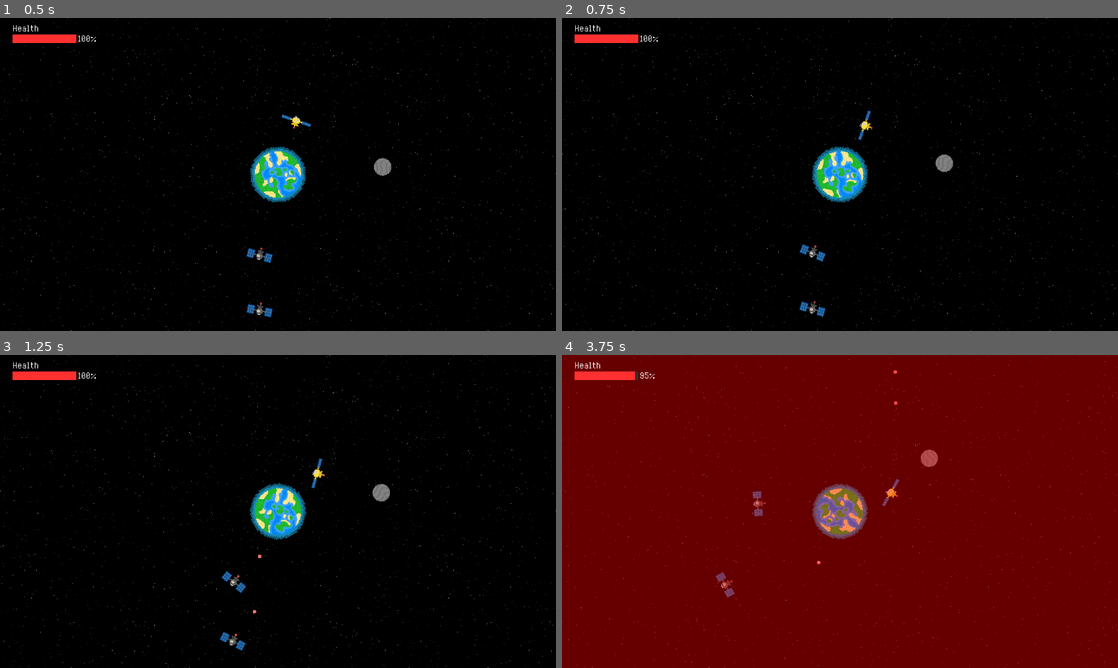
Above: before the commit, frames 1-4 (two rows, left to right).
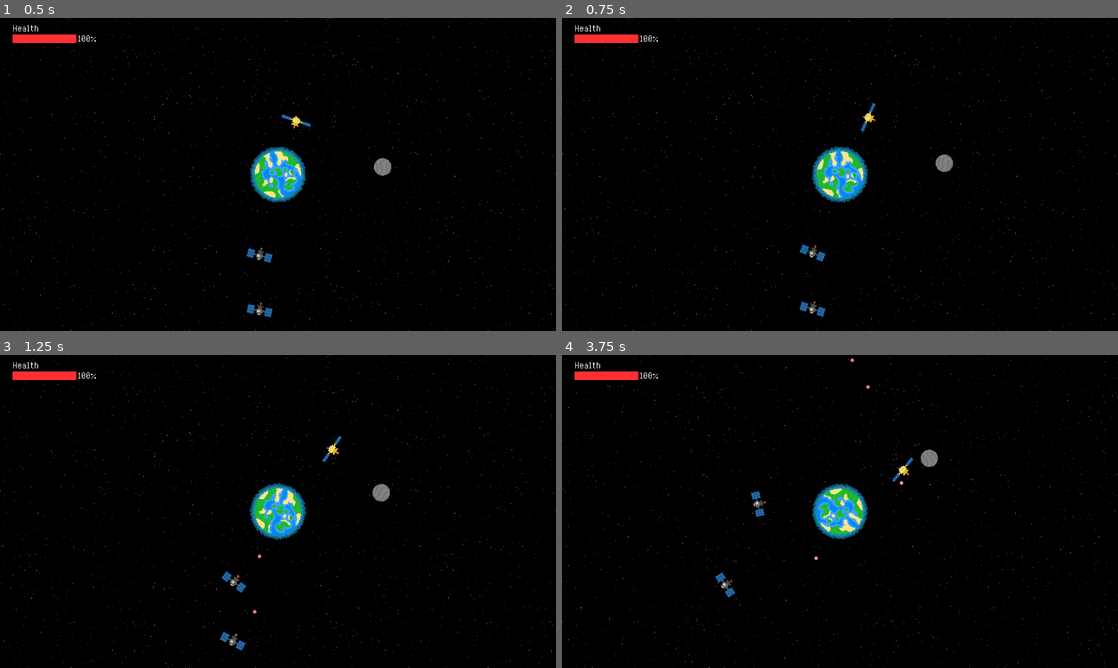
Above: after the commit, the same moments.

Repository: Birb-Games/gmtk-2025
Game: Godot game, scene res://scenes/main.tscn
The game is run twice, just before and just after one commit, with the same random seed, the same clock (stepped at 60 frames per second) and the same inputs.
Inputs (mouse positions are in pixels of both pictures, inside the frame that each line leads up to):
- Up to frame 1 (0.5 s): no input
- Up to frame 2 (0.75 s): move the mouse to (962, 158) at 0.52 s; hold Right (right) from 0.53 s (still down); hold Q (away_from_planet, bound only after the commit) from 0.53 s (still down)
- Up to frame 3 (1.25 s): keep holding Right (right); keep holding Q (away_from_planet, bound only after the commit); tap E (towards_planet, bound only after the commit) at 0.8 s
- Up to frame 4 (3.75 s): move the mouse to (728, 527) at 1.27 s; release Right (right) at 1.28 s; release Q (away_from_planet, bound only after the commit) at 1.28 s; hold Down (down) 1.28-2.03 s; tap E (towards_planet, bound only after the commit) at 1.35, 2.3 s; tap Q (away_from_planet, bound only after the commit) at 1.55, 3.05 s; move the mouse to (895, 442) at 2.02 s; press the mouse at (895, 442) at 2.03 s; hold Right (right) 2.03-2.78 s; move the mouse to (812, 574) at 2.77 s; release the mouse at (812, 574) at 2.78 s; hold Up (up) 2.78-3.53 s; tap Mouse wheel up (zoom_camera_in) at 2.85 s; move the mouse to (1006, 558) at 3.52 s; hold A (left) from 3.53 s (still down); hold E (towards_planet, bound only after the commit) from 3.53 s (still down); tap Mouse wheel down (zoom_camera_out) at 3.6 s

Frame 1 is identical in both runs. In frame 2, 0.1% of the frame differs, in the area x 43-57%, y 26-96%; in frame 3, 0.2%; in frame 4, 100%, in the area x 0-100%, y 0-100%.

Commit message:
Separated movement away from and towards planet

Diff:
--- a/project.godot
+++ b/project.godot
@@ -61,6 +61,16 @@
 , Object(InputEventKey,"resource_local_to_scene":false,"resource_name":"","device":-1,"window_id":0,"alt_pressed":false …(183 unchanged characters)…
 ]
 }
+towards_planet={
+"deadzone": 0.2,
+"events": [Object(InputEventKey,"resource_local_to_scene":false,"resource_name":"","device":-1,"window_id":0,"alt_pressed":false,"shift_pressed":false,"ctrl_pressed":false,"meta_pressed":false,"pressed":false,"keycode":0,"physical_keycode":69,"key_label":0,"unicode":101,"location":0,"echo":false,"script":null)
+]
+}
+away_from_planet={
+"deadzone": 0.2,
+"events": [Object(InputEventKey,"resource_local_to_scene":false,"resource_name":"","device":-1,"window_id":0,"alt_pressed":false,"shift_pressed":false,"ctrl_pressed":false,"meta_pressed":false,"pressed":false,"keycode":0,"physical_keycode":81,"key_label":0,"unicode":113,"location":0,"echo":false,"script":null)
+]
+}
 
 [physics]
 
--- a/scripts/player_satellite.gd
+++ b/scripts/player_satellite.gd
@@ -31,7 +31,6 @@
 	var desired_movement_vector: Vector2 = Vector2(Input.get_action_strength("right") - Input.get_action_strength("left"),
 		Input.get_action_strength("down") - Input.get_action_strength("up")).normalized()
 	if desired_movement_vector.length() == 0.0:
-		print(round(movement_angle.get_degrees()))
 		return
 	var desired_movement_angle: Angle = Angle.from_radians(-desired_movement_vector.angle())
 
@@ -39,15 +38,12 @@
 			orbital_speed *= -1.0
 			reverse_timer = REVERSE_COOLDOWN
 
-	print(round(movement_angle.get_degrees()), " - ", round(desired_movement_angle.get_degrees()), " = ", round((movement_angle.minus(desired_movement_angle).get_degrees())))
-
-
 func move(delta: float) -> void:
 	var dist = position.length()
-	# if Input.is_action_pressed("up"):
-	# 	dist += speed * delta
-	# if Input.is_action_pressed("down"):
-	# 	dist -= speed * delta
+	if Input.is_action_pressed("away_from_planet"):
+		dist += speed * delta
+	if Input.is_action_pressed("towards_planet"):
+		dist -= speed * delta
 	var angle = position.angle()
 	dist = clamp(dist, min_dist, max_dist)
 	position = dist * Vector2(cos(angle), sin(angle))
